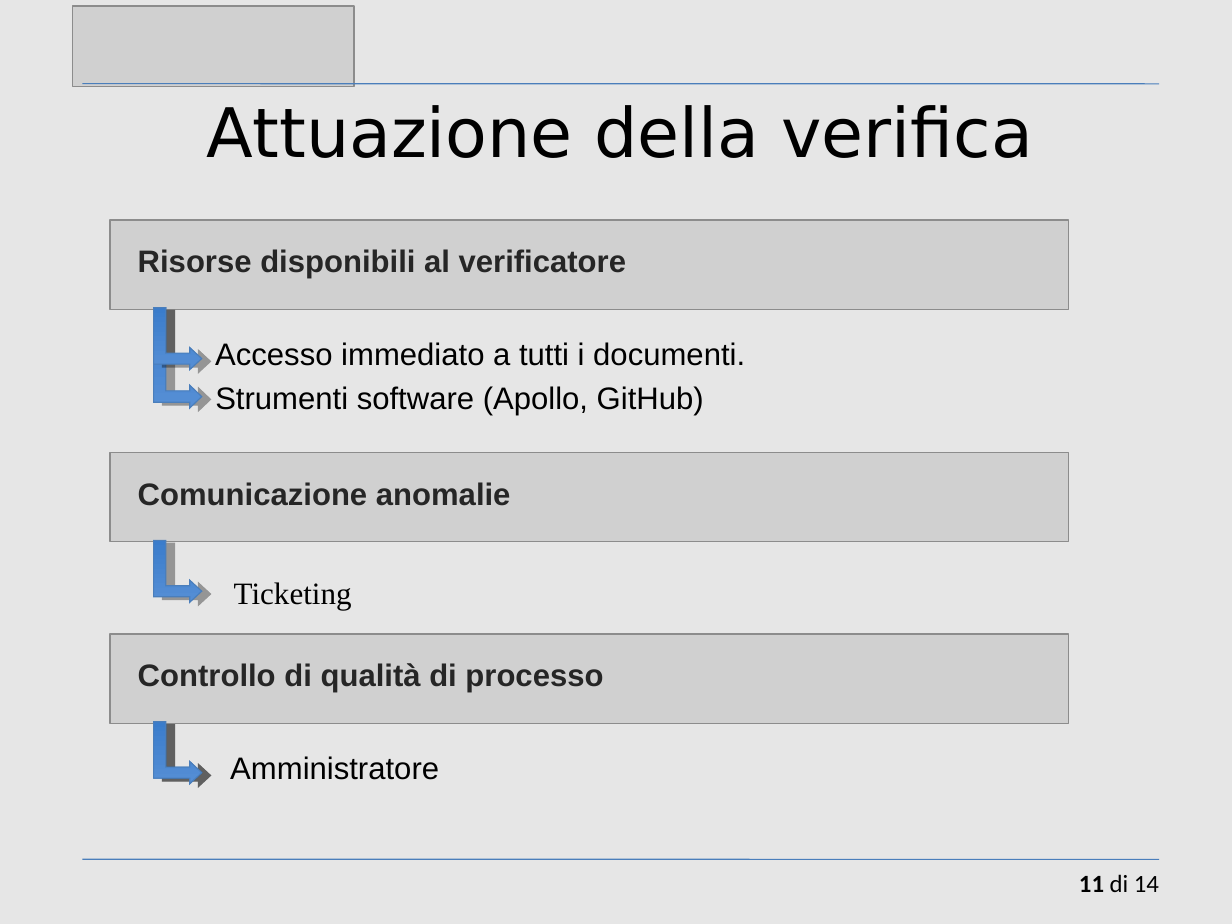
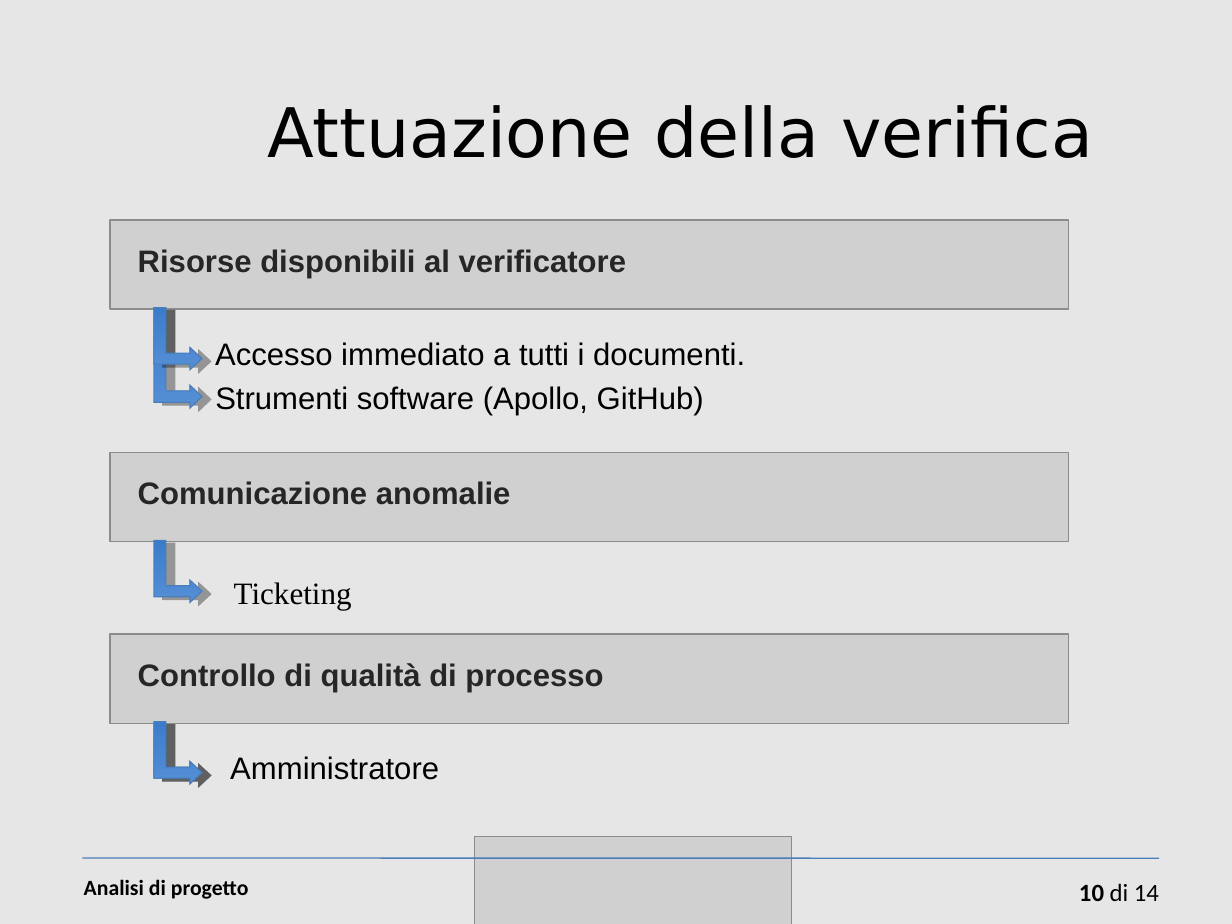
Before and after one commit to sevenfold-IS2011/woty_SGP, a slide deck: slide 10 of 1 descrizione del progetto/Presentazione-cap1.ppt (slide 11 before the commit). Drawn at 1232x924 pixels with LibreOffice and Linux fonts; fonts in the diff are those of the drawing; grey boxes stand for pictures. Boxes give left, top, right and bottom in pixels: in the first picture for what was removed or moved away, otherwise in the second. Text is boxed around its words. In the diff, an @@ line names an element or a change of style, - is before the commit and + after.

```diff
--- a/1 descrizione del progetto/Presentazione-cap1.ppt
+++ b/1 descrizione del progetto/Presentazione-cap1.ppt
@@ line removed from (83, 84) to (1159, 84) @@
@@ text "Attuazione della verifica": place and size @@
-text "Attuazione della verifica" at <box>207,105,1033,158</box>
+text "Attuazione della verifica" at <box>267,105,1093,158</box>
@@ freeform shape at <box>154,308,202,409</box>: outline redrawn @@
@@ freeform shape at <box>153,541,201,603</box>: outline redrawn @@
@@ picture: place and size @@
-picture at <box>73,6,354,86</box>
+picture at <box>475,836,793,924</box>
@@ line (83, 859) - (1159, 859): stroke #4A7EBB 0.74 pt to #4A7EBB 0.85 pt @@
@@ text added at <box>84,879,249,899</box>, 14 pt, text #000000, bold @@
+Analisi di progetto
@@ page number at <box>1079,883,1159,901</box>: text changed @@
-11 di 14
+10 di 14
```
Also in this commit, not shown: 11 other slides changed, 2 slides added, 4 slides removed, 1 other file.
